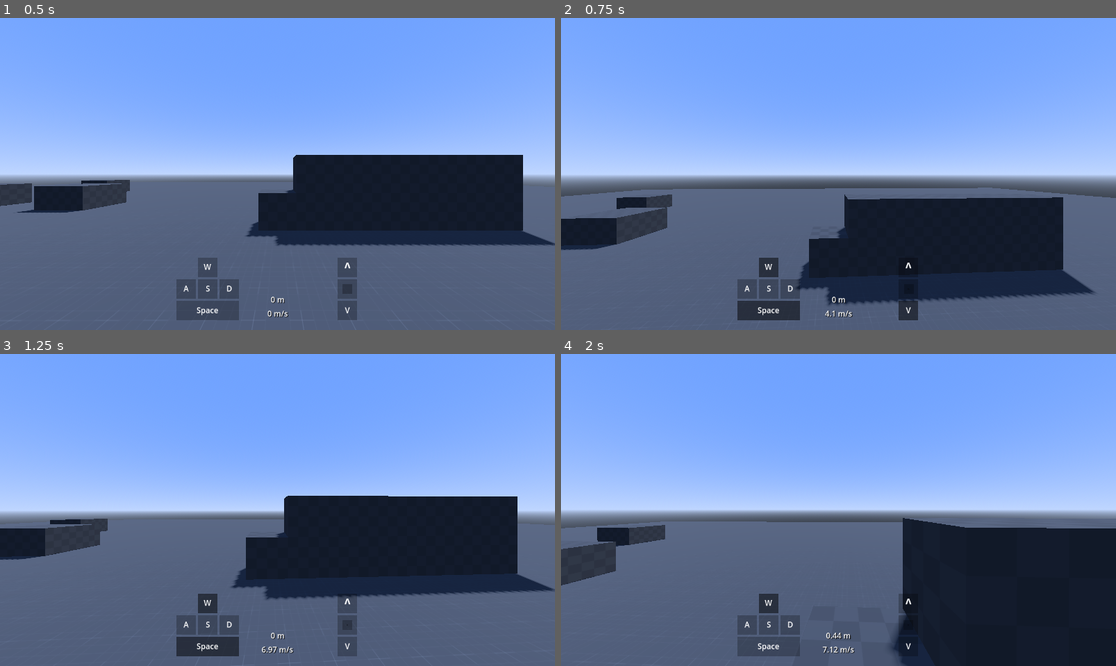
Above: before the commit, frames 1-4 (two rows, left to right).
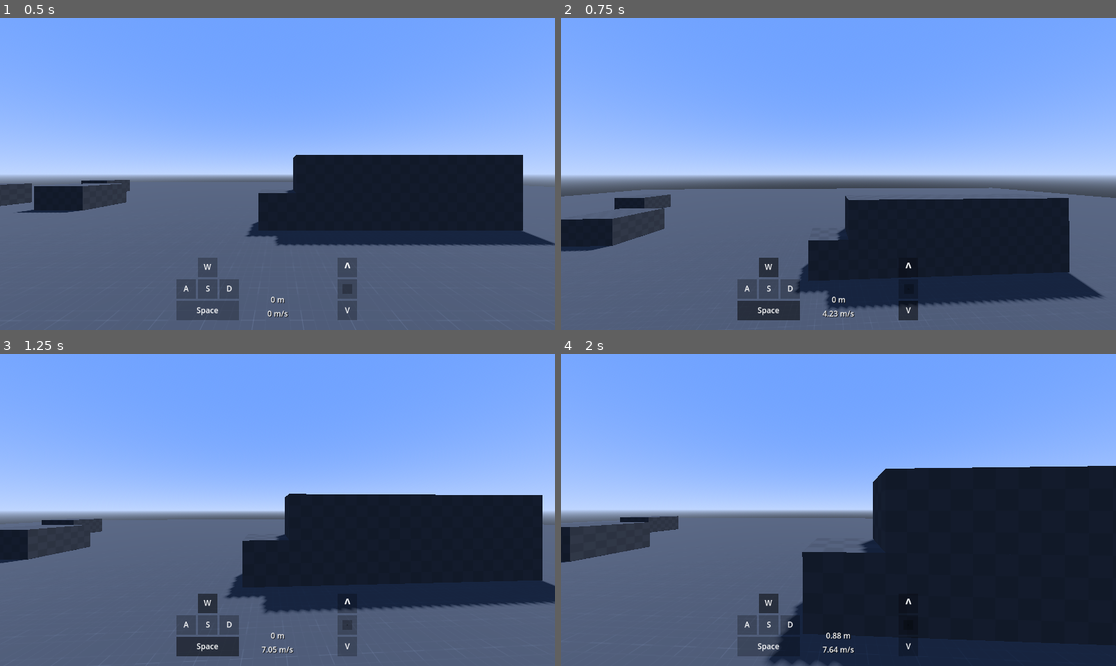
Above: after the commit, the same moments.

Repository: mvahaste/quake-like-movement-gd
Game: Godot game, scene res://Main.tscn
Same seed, same stepped clock (60 frames per second), same inputs: the game is played once before the commit and once after it.
Inputs (mouse positions are in pixels of both pictures, inside the frame that each line leads up to):
- Up to frame 1 (0.5 s): no input
- Up to frame 2 (0.75 s): tap Enter at 0.5 s; move the mouse to (866, 174) at 0.52 s; hold W (move_forward) from 0.53 s (still down); hold Space (jump) from 0.53 s (still down); tap Mouse wheel down (scroll_down) at 0.6 s
- Up to frame 3 (1.25 s): keep holding W (move_forward); keep holding Space (jump)
- Up to frame 4 (2 s): keep holding W (move_forward); move the mouse to (810, 510) at 1.27 s; release Space (jump) at 1.28 s; tap Space (jump) at 1.35, 1.52, 1.82 s; tap Mouse wheel down (scroll_down) at 1.55 s

Frame 1 is identical in both runs. In frame 2, 1.6% of the frame differs, in the area x 0-98%, y 54-96%; in frame 3, 4.7%; in frame 4, 18%, in the area x 0-100%, y 35-100%.

Commit message:
*

Diff:
--- a/Main.tscn
+++ b/Main.tscn
@@ -357,3 +357,4 @@
 transform = Transform3D(1, 0, 0, 0, 1, 0, 0, 0, 1, 6, 1.5, -5)
 
 [node name="Player" parent="." instance=ExtResource("3_mlg6t")]
+autohop = true
--- a/PlayerController.gd
+++ b/PlayerController.gd
@@ -2,6 +2,7 @@
 
 
 @export var mouse_sensitivity: float = 0.05
+@export var autohop: bool = false
 
 @onready var head: Marker3D = $Head
 @onready var camera: Camera3D = $Head/Camera3D
@@ -14,6 +15,7 @@
 var v_jump_velocity: float = v_gravity / 2.85
 var v_terminal_velocity: float = v_gravity * -3
 
+var hop: bool
 var vertical_velocity: float = 0
 var landing: bool = false
 
@@ -50,16 +52,19 @@
 			emit_signal("player_landed", jump_point)
 			landing = false
 
-		if Input.is_action_just_pressed("jump") or Input.is_action_just_released("scroll_down"):
+		hop = autohop and Input.is_action_pressed("jump")
+
+		if Input.is_action_just_pressed("jump") or Input.is_action_just_released("scroll_down") or hop:
 			jump_point = self.position
 
 			vertical_velocity = v_jump_velocity
 
-			move_air(velocity, wishdir, delta)
+			# Don't use move_air(), keep the single move_ground() frame causing the player to lose a small amount of speed on hop just like Quake
+			# move_air(velocity, wishdir, delta)
 		else:
 			vertical_velocity = 0
 
-			move_ground(velocity, wishdir, delta)
+		move_ground(velocity, wishdir, delta)
 	else:
 		if not landing:
 			landing = true
--- a/player.tscn
+++ b/player.tscn
@@ -1,13 +1,21 @@
-[gd_scene load_steps=7 format=3 uid="uid://capjbcwj6qrp0"]
+[gd_scene load_steps=8 format=3 uid="uid://capjbcwj6qrp0"]
 
 [ext_resource type="Script" path="res://PlayerController.gd" id="1_6wt0i"]
 [ext_resource type="Material" uid="uid://irrefgtp4rhh" path="res://grid_3.tres" id="1_tmp3y"]
 [ext_resource type="Script" path="res://DebugInfo.gd" id="3_be7fx"]
 
 [sub_resource type="CapsuleShape3D" id="CapsuleShape3D_ugsp0"]
+radius = 0.4
+height = 1.75
+
+[sub_resource type="CylinderShape3D" id="CylinderShape3D_b7oro"]
+height = 0.25
+radius = 0.35
 
 [sub_resource type="CapsuleMesh" id="CapsuleMesh_fmt4b"]
 material = ExtResource("1_tmp3y")
+radius = 0.4
+height = 1.75
 
 [sub_resource type="LabelSettings" id="LabelSettings_5b4vs"]
 shadow_color = Color(0, 0, 0, 1)
@@ -17,9 +25,16 @@
 script = ExtResource("1_6wt0i")
 
 [node name="CollisionShape3D" type="CollisionShape3D" parent="."]
+transform = Transform3D(1, 0, 0, 0, 1, 0, 0, 0, 1, 0, -0.125, 0)
 shape = SubResource("CapsuleShape3D_ugsp0")
 
+[node name="AlternateCollisionShape3D" type="CollisionShape3D" parent="."]
+transform = Transform3D(1, 0, 0, 0, 1, 0, 0, 0, 1, 0, -0.875, 0)
+shape = SubResource("CylinderShape3D_b7oro")
+disabled = true
+
 [node name="MeshInstance3D" type="MeshInstance3D" parent="."]
+transform = Transform3D(1, 0, 0, 0, 1, 0, 0, 0, 1, 0, -0.125, 0)
 mesh = SubResource("CapsuleMesh_fmt4b")
 
 [node name="Head" type="Marker3D" parent="."]
@@ -89,6 +104,7 @@
 grow_vertical = 2
 
 [node name="W" type="Control" parent="Head/DebugInfo/Keyboard"]
+layout_mode = 1
 anchors_preset = 0
 offset_left = 45.0
 offset_right = 85.0
@@ -123,7 +139,7 @@
 offset_bottom = 85.0
 
 [node name="ColorRect" type="ColorRect" parent="Head/DebugInfo/Keyboard/A"]
-layout_mode = 1
+layout_mode = 0
 offset_right = 40.0
 offset_bottom = 40.0
 color = Color(0, 0, 0, 0.25098)
@@ -152,7 +168,7 @@
 offset_bottom = 85.0
 
 [node name="ColorRect" type="ColorRect" parent="Head/DebugInfo/Keyboard/S"]
-layout_mode = 1
+layout_mode = 0
 offset_right = 40.0
 offset_bottom = 40.0
 color = Color(0, 0, 0, 0.25098)
@@ -181,7 +197,7 @@
 offset_bottom = 85.0
 
 [node name="ColorRect" type="ColorRect" parent="Head/DebugInfo/Keyboard/D"]
-layout_mode = 1
+layout_mode = 0
 offset_right = 40.0
 offset_bottom = 40.0
 color = Color(0, 0, 0, 0.25098)
